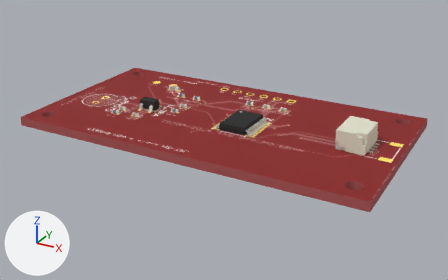
What one commit did to the glTF model public/viewer/jst-sh__ch552t__photodiode/3d.glb.
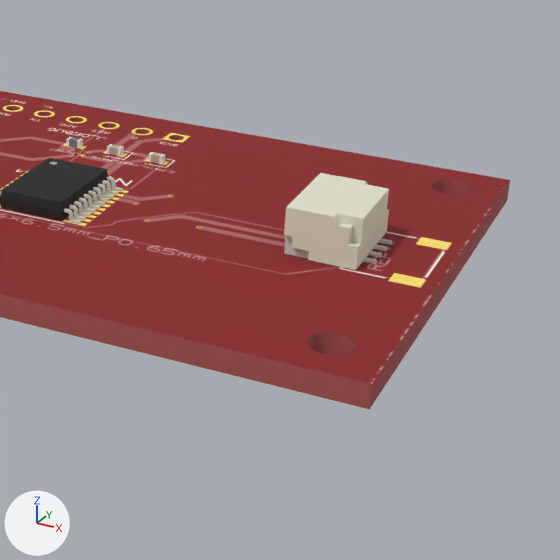
Old and new are each drawn whole from a 50 mm camera at (43.6, -79.1, 36.5) aimed at (1.0, -1.6, -2.2) and again close up on the part from 49% to 100% of the width and 16% to 98% of the height. Lighting does not change. The marker at lower left points along +X, +Y and +Z. The first two pictures are the older version. Vertices at exactly the same position are counted once.

Objects in the first close-up: 'Box0', 'J1', 'U_MAIN' and 3 more.
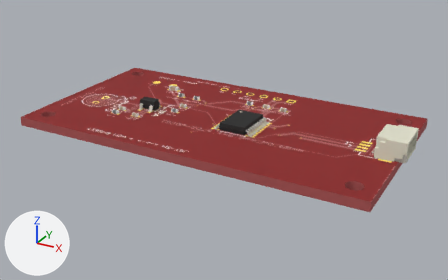
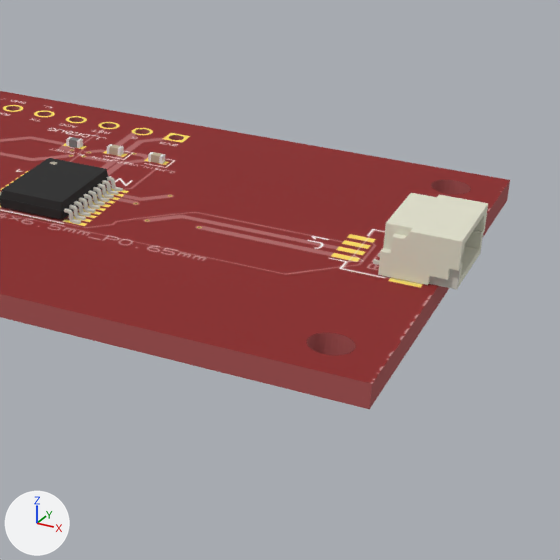
The change, as JSON lines over the scene's bpy script:
```json
{"block": "me_j1", "where": "# used by ob_j1; location = (23.8, 0.0, 0.7)"}
{"op": "remove", "block": "me_j1", "code": "me_j1.from_pydata(...)  # 164 vertices, 324 faces; spans x -4.55..0.4, y -3.0..3.0, z 0.0..2.96"}
{"op": "add", "block": "me_j1", "code": "me_j1.from_pydata(...)  # 164 vertices, 324 faces; spans x -0.4..4.55, y -3.0..3.0, z 0.0..2.96"}
{"block": "me_j1", "change": "me_j1 part 1: the whole mesh is turned 180 degrees about the z axis through the mesh origin"}
{"op": "set", "path": "ob_j1.location", "old": "(23.8, 0.0, 0.7)", "new": "(24.45, 0.0, 0.7)"}
```

Where the change shows, as pixel boxes (x1, y1, x2, y2) in the close-ups (560 x 560 px):
```json
{"object": "J1", "change": "moved, turned", "before": [284, 173, 392, 270], "after": [373, 193, 488, 290]}
```
